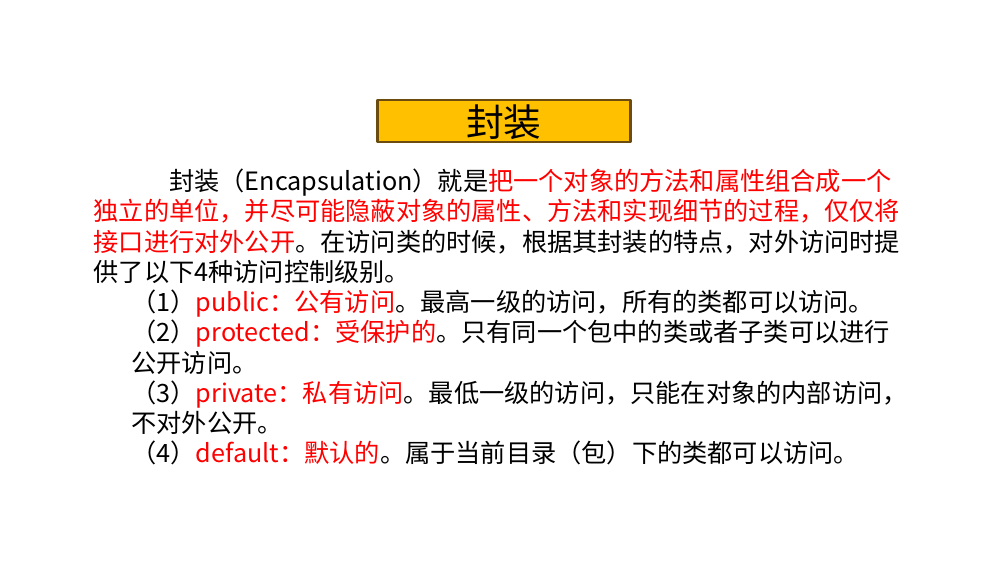
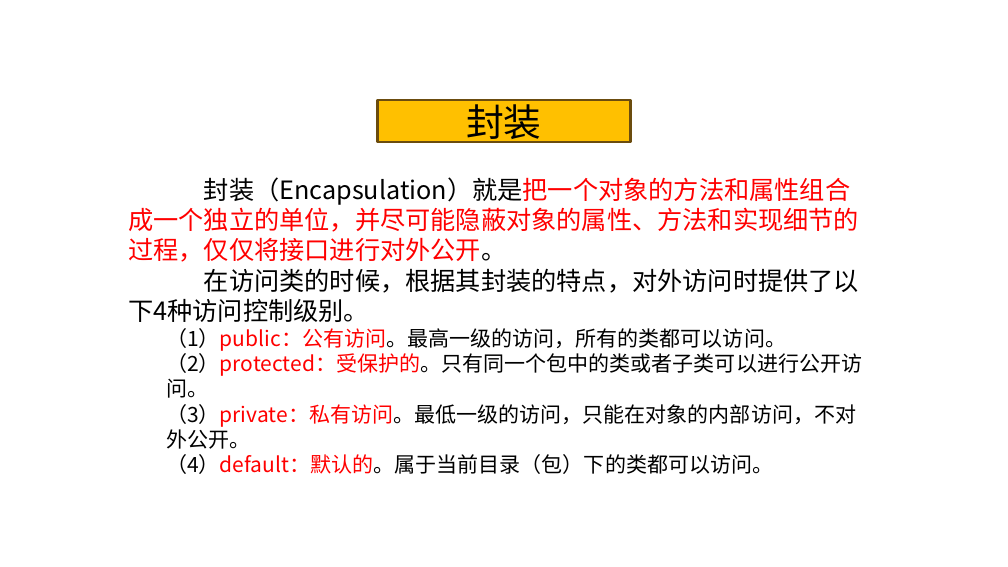
Before and after one commit to on6nx/requirement, a slide deck: slide 12 of uml2/G07翻转课堂2(3.20).pptx (slide 14 before the commit). Drawn at 1008x567 pixels with LibreOffice and Linux fonts; fonts in the diff are those of the drawing; background and template pictures are left out. Boxes give left, top, right and bottom in pixels: in the first picture for what was removed or moved away, otherwise in the second. Text is boxed around its words. In the diff, an @@ line names an element or a change of style, - is before the commit and + after.

```diff
--- a/uml2/G07翻转课堂2(3.20).pptx
+++ b/uml2/G07翻转课堂2(3.20).pptx
@@ text "封装（Encapsulation）就是把一个对象的方法和属性组合成一个独立的单位，并尽可能隐蔽对象的属性、方法和实现细节 ...": place and size @@
-text "封装（Encapsulation）就是把一个对象的方法和属性组合成一个独立的单位，并尽可能隐蔽对象的属性、方法和实现细节 ..." at <box>94,168,908,465</box>
+text "封装（Encapsulation）就是把一个对象的方法和属性组合成一个独立的单位，并尽可能隐蔽对象的属性、方法和实现细节 ..." at <box>128,177,862,474</box>
@@ text at <box>128,177,859,322</box>: text changed @@
-封装（Encapsulation）就是把一个对象的方法和属性组合成一个独立的单位，并尽可能隐蔽对象的属性、方法和实现细节的过程，仅仅将接口进行对外公开。在访问类的时候，根据其封装的特点，对外访问时提供了以下4种访问控制级别。
+封装（Encapsulation）就是把一个对象的方法和属性组合成一个独立的单位，并尽可能隐蔽对象的属性、方法和实现细节的过程，仅仅将接口进行对外公开。
+在访问类的时候，根据其封装的特点，对外访问时提供了以下4种访问控制级别。
@@ text at <box>166,328,862,474</box>: size 24 to 20 pt in "（1）public：公有访问。最高一级的访问，所有的类都可以访问。", "（2）protected：受保护的。只有同一个包中的类或者子类可以进行公开访问。", "（3）private：私有访问。最低一级的访问，只能在对象的内部访问，不对外公开。", "（4）default：默认的。属于当前目录（包）下的类都可以访问。" @@
```
Also in this commit, not shown: 9 other slides changed, 2 slides added, 2 slides removed.
